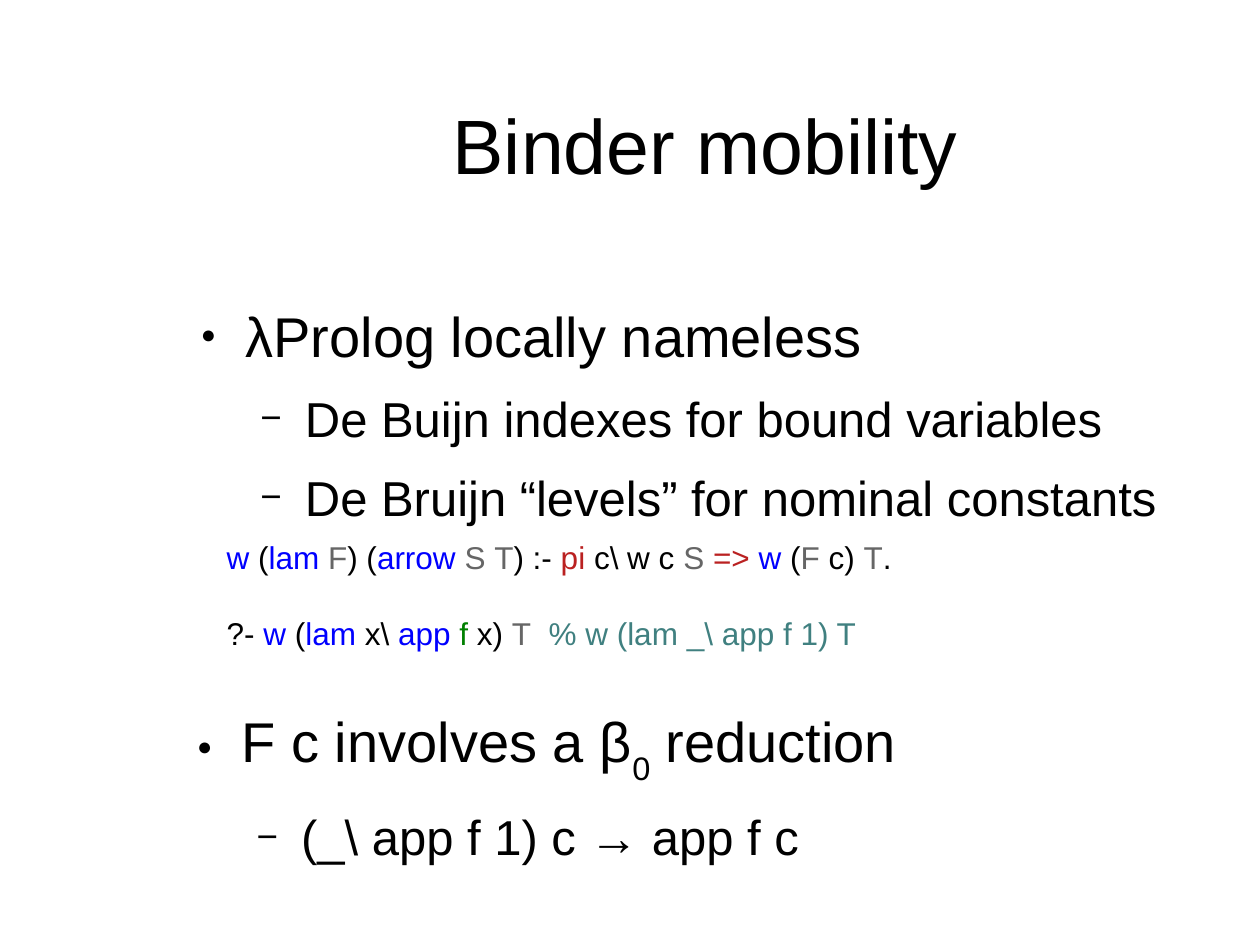
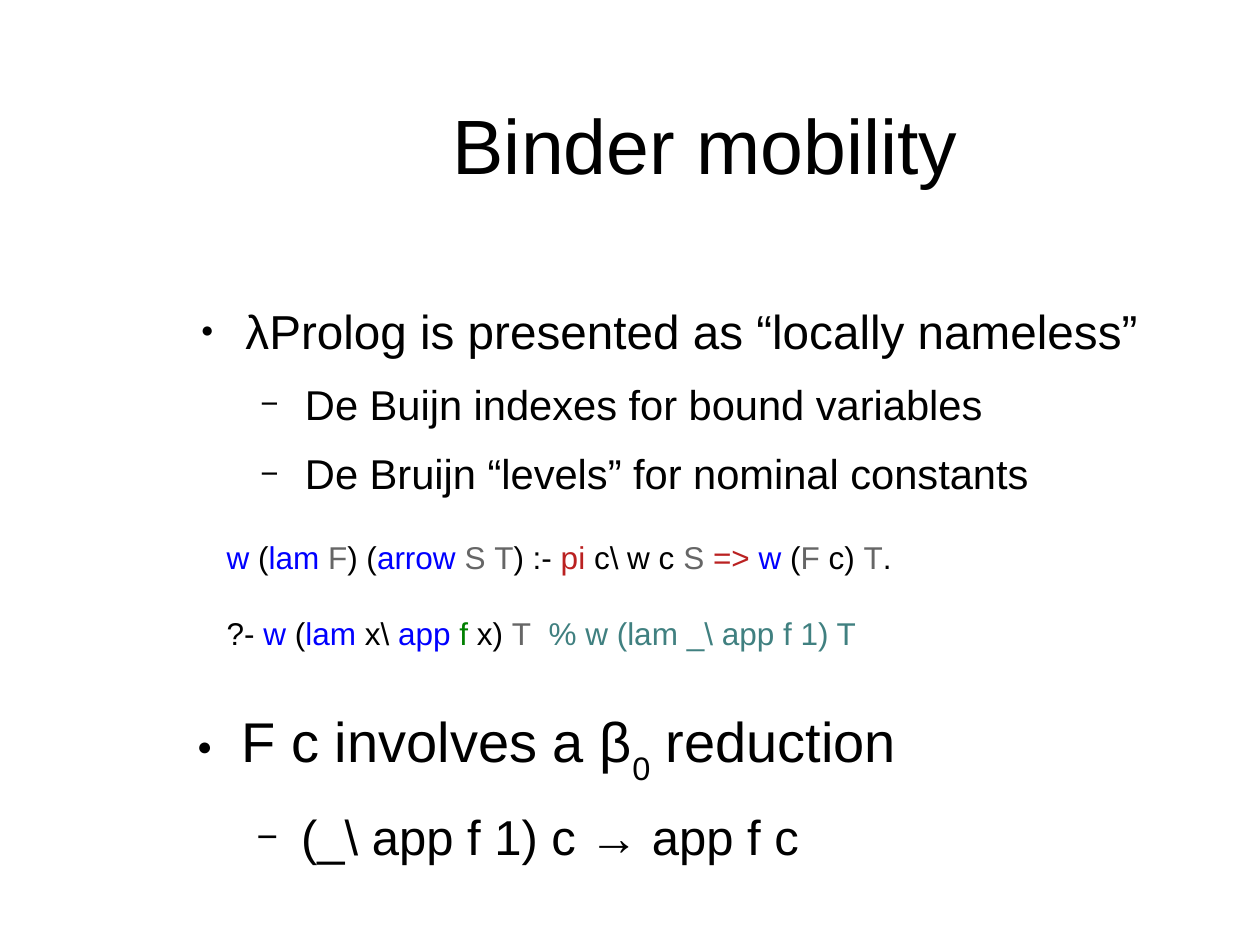
Before and after one commit to gares/mlws18, a slide deck: slide 38 of slides.odp (slide 37 before the commit). Drawn at 1260x945 pixels with LibreOffice and Linux fonts; fonts in the diff are those of the drawing; background and template pictures are left out. Boxes give left, top, right and bottom in pixels: in the first picture for what was removed or moved away, otherwise in the second. Text is boxed around its words. In the diff, an @@ line names an element or a change of style, - is before the commit and + after.

```diff
--- a/slides.odp
+++ b/slides.odp
@@ text at (245, 314, 1138, 358): text changed; size 32 to 27.2 pt @@
-● λProlog locally nameless
+● λProlog is presented as “locally nameless”
@@ text at (305, 389, 1028, 498): size 28 to 23.8 pt in "De Buijn indexes for bound variables", "De Bruijn “levels” for nominal constants" @@
```
Also in this commit, not shown: 10 other slides changed, 1 slide added, 12 other files.
